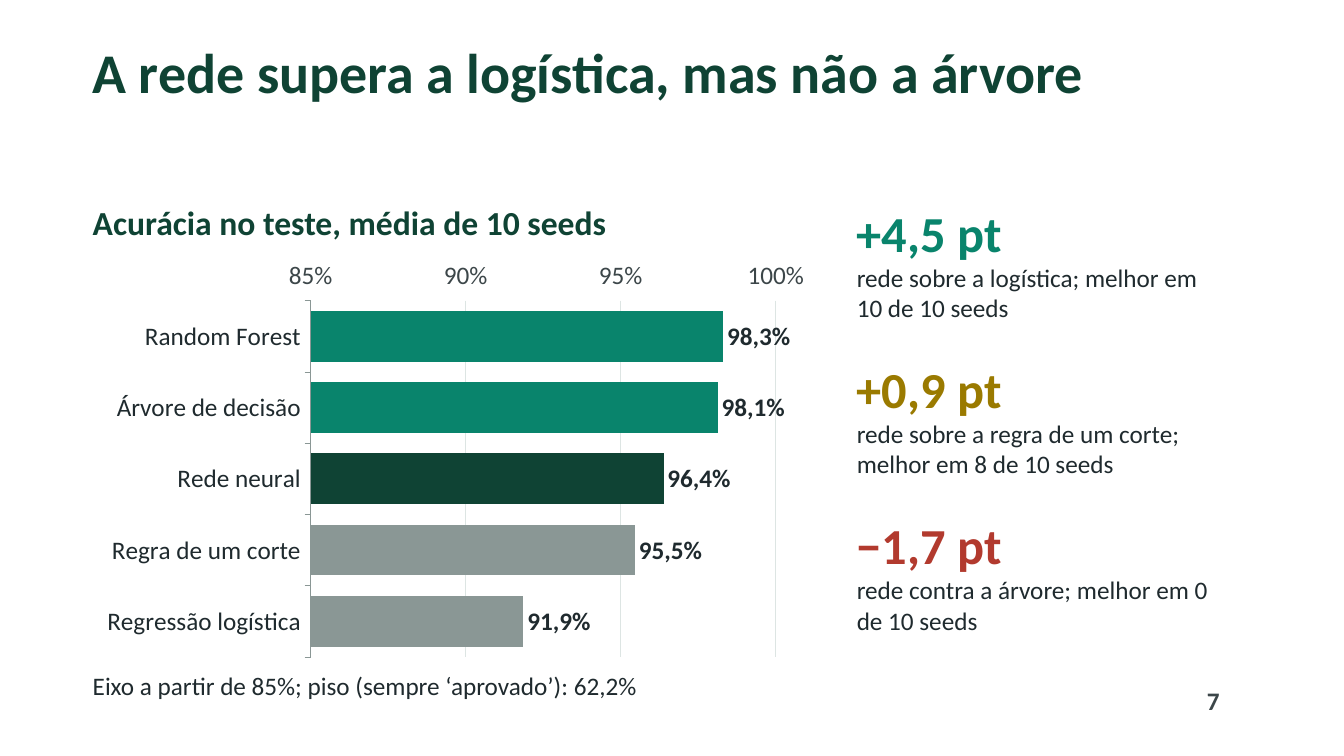
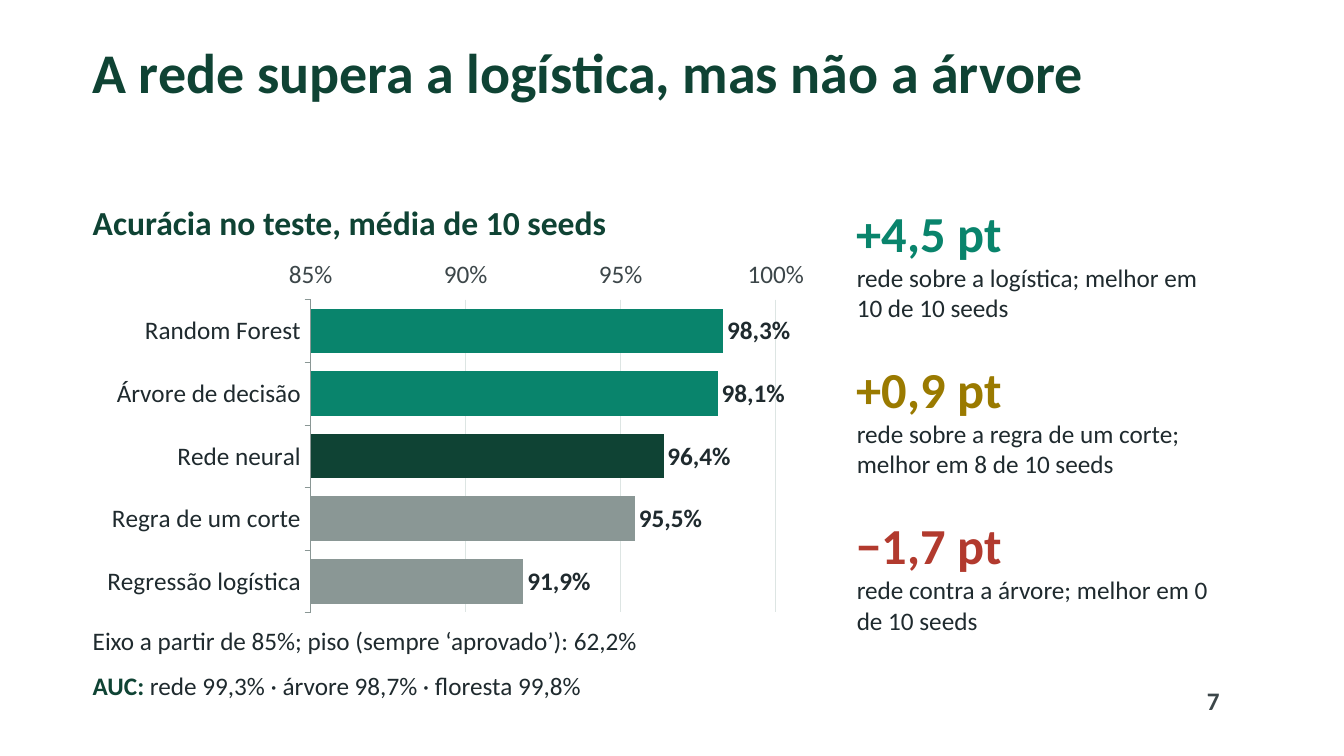
Before and after one commit to pumba-dev/machine-learning-practice, a slide deck: slide 7 of slides/apresentacao_redes_neurais.pptx. Drawn at 1344x756 pixels with LibreOffice and Linux fonts; fonts in the diff are those of the drawing; background and template pictures are left out. Boxes give left, top, right and bottom in pixels: in the first picture for what was removed or moved away, otherwise in the second. Text is boxed around its words. In the diff, an @@ line names an element or a change of style, - is before the commit and + after.

```diff
--- a/slides/apresentacao_redes_neurais.pptx
+++ b/slides/apresentacao_redes_neurais.pptx
@@ bar chart: place and size @@
-bar chart at [93,252,819,665]
+bar chart at [93,252,819,620]
@@ text "Eixo a partir de 85%; ...": place and size @@
-text "Eixo a partir de 85%; ..." at [93,676,637,699]
+text "Eixo a partir de 85%; ..." at [93,631,637,654]
@@ text added at [93,677,581,698], 18 pt, text #1F2A2E @@
+AUC: rede 99,3% · árvore 98,7% · floresta 99,8%
```
Also in this commit, not shown: 1 other slide changed, 3 other files.
